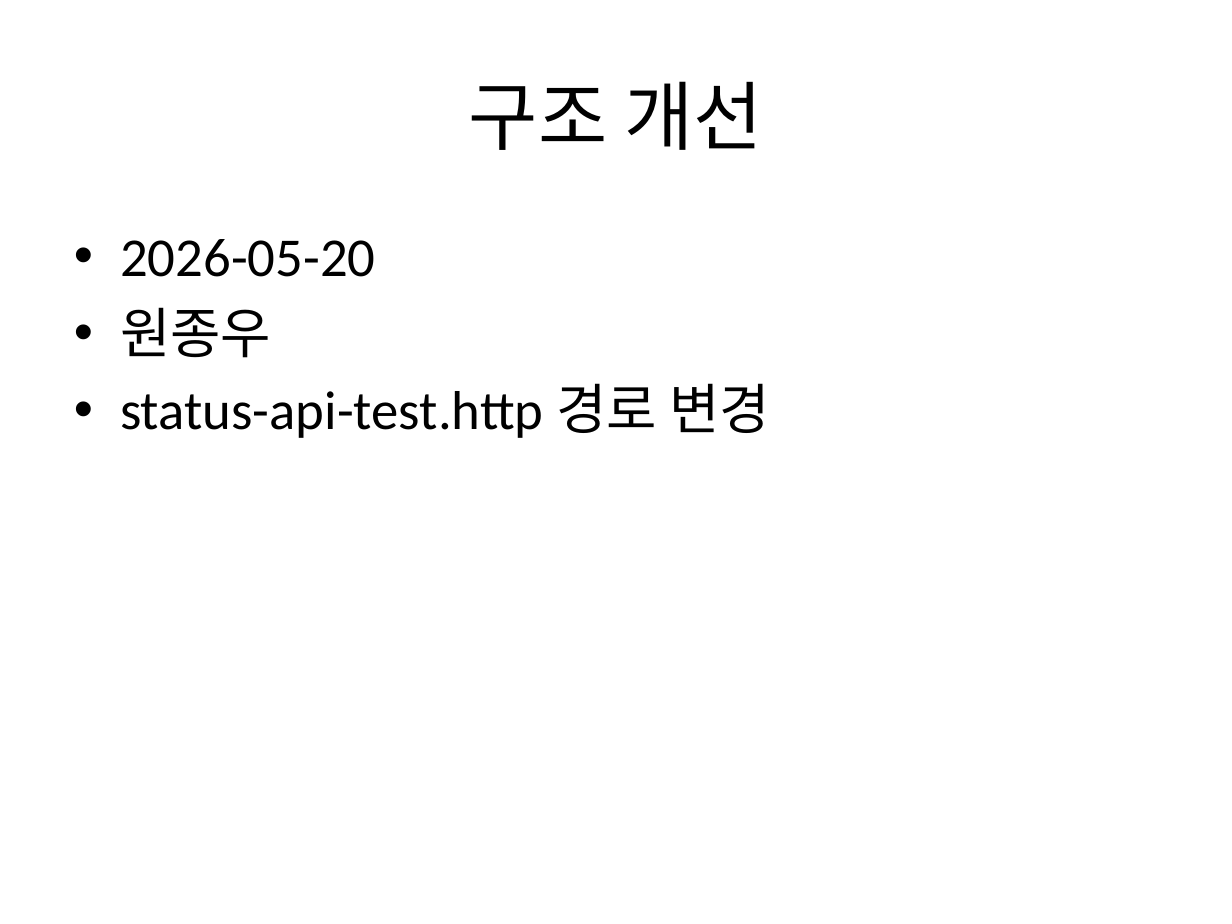
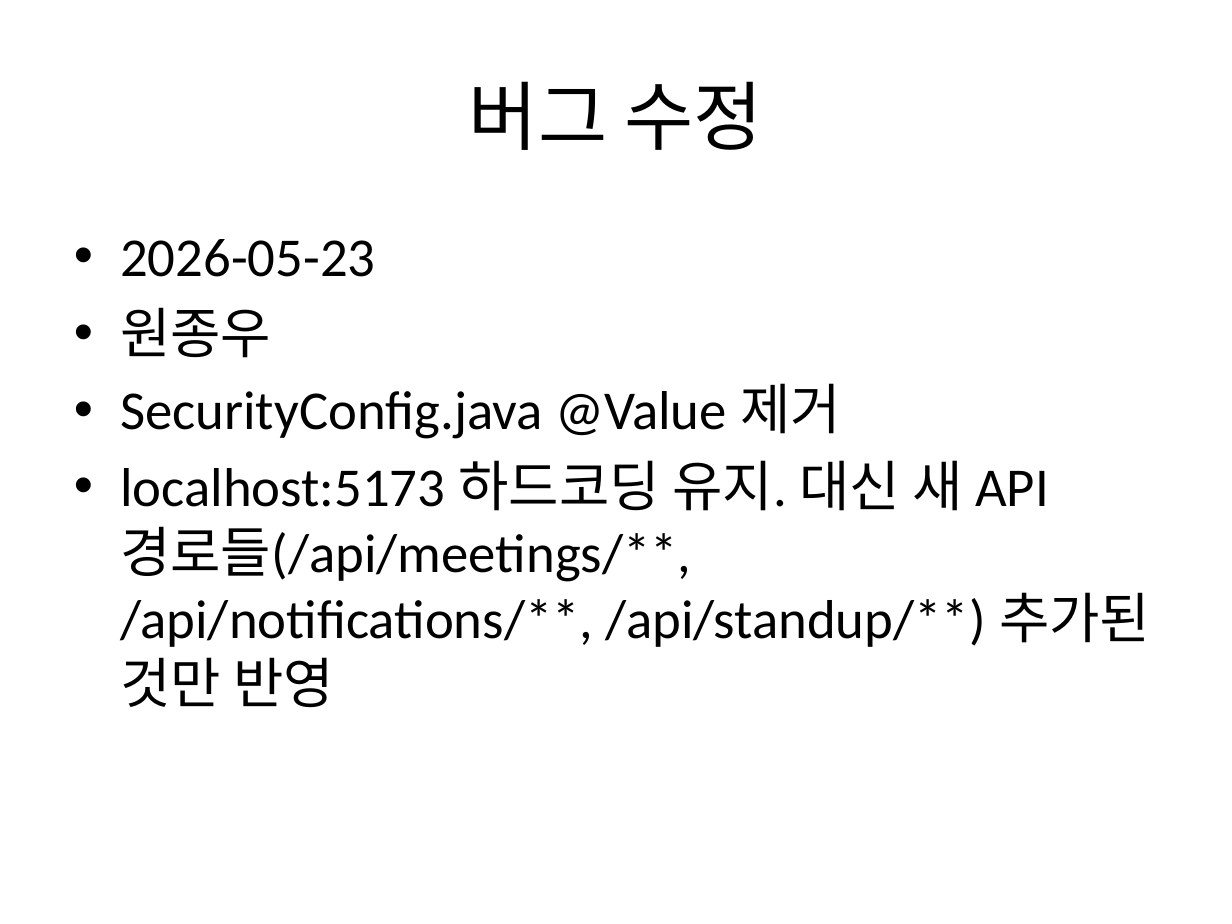
Before and after one commit to Jongwoo0101/worksight-commit-bot, a slide deck: slide 7 of data/commit_report.pptx (slide 9 before the commit). Drawn at 1232x924 pixels with LibreOffice and Linux fonts; fonts in the diff are those of the drawing. Boxes give left, top, right and bottom in pixels: in the first picture for what was removed or moved away, otherwise in the second. Text is boxed around its words. In the diff, an @@ line names an element or a change of style, - is before the commit and + after.

Commit message:
feat: target repo 신규 커밋 175건 반영 - Merge pull request #6 from Jongwoo0101/feature/frontend-refactor-and-bugfix
refactor: resolve frontend spec issues and fix shared state bug 작성자: 원종우 코드: 223e97a
- fix: recover commute state drift when backend worklog is reset 작성자: dldnwls07 코드: 2771b01
- feat: include participantId in meeting notifications and refactor team store selectors for improved reactivity 작성자: dldnwls07 코드: ffd89bd
- fix: 화상회의 방 재입장 시 호스트/참가자 상태 동기화 및 모달 미표시 버그 수정 작성자: 원종우 코드: 9cc00cd
- fix: SecurityConfig.java @Value 제거
localhost:5173 하드코딩 유지. 대신 새 API 경로들(/api/meetings/**, /api/notifications/**, /api/standup/**) 추가된 것만 반영 작성자: 원종우 코드: 2733dd7

```diff
--- a/data/commit_report.pptx
+++ b/data/commit_report.pptx
@@ title at (469,81,763,150): text changed @@
-구조 개선
+버그 수정
@@ text at (120,239,376,277): text changed @@
-• 2026-05-20
+• 2026-05-23
@@ text at (120,383,1150,707): text changed @@
-• status-api-test.http 경로 변경
+• SecurityConfig.java @Value 제거
+• localhost:5173 하드코딩 유지. 대신 새 API 경로들(/api/meetings/**, /api/notifications/**, /api/standup/**) 추가된 것만 반영
```
Also in this commit, not shown: 3 other slides changed, 3 slides added, 3 slides removed, 7 other files.
